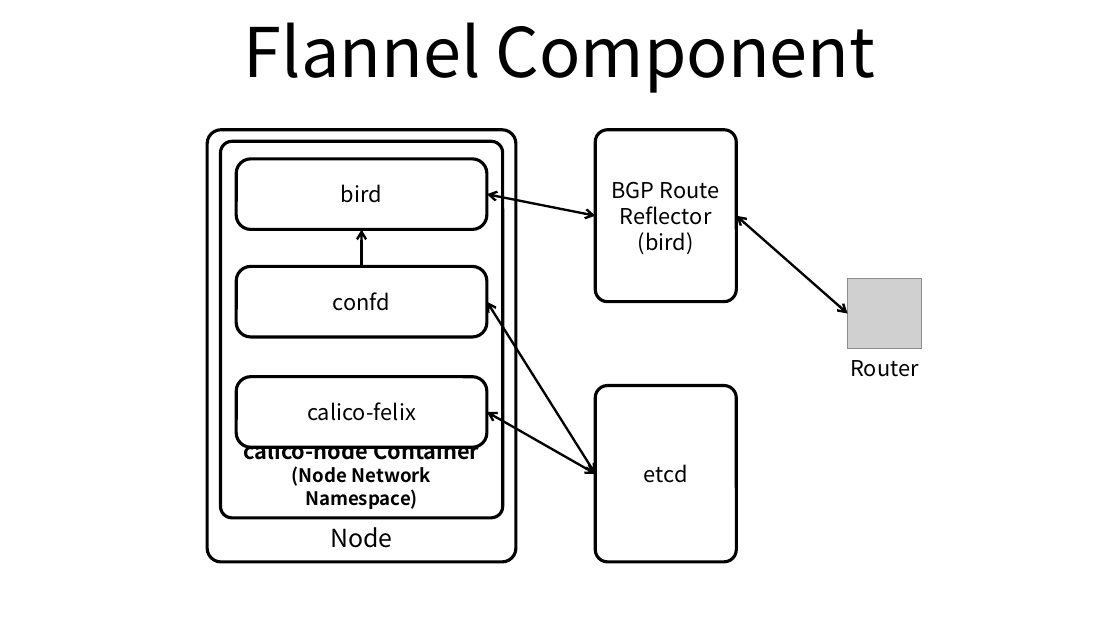
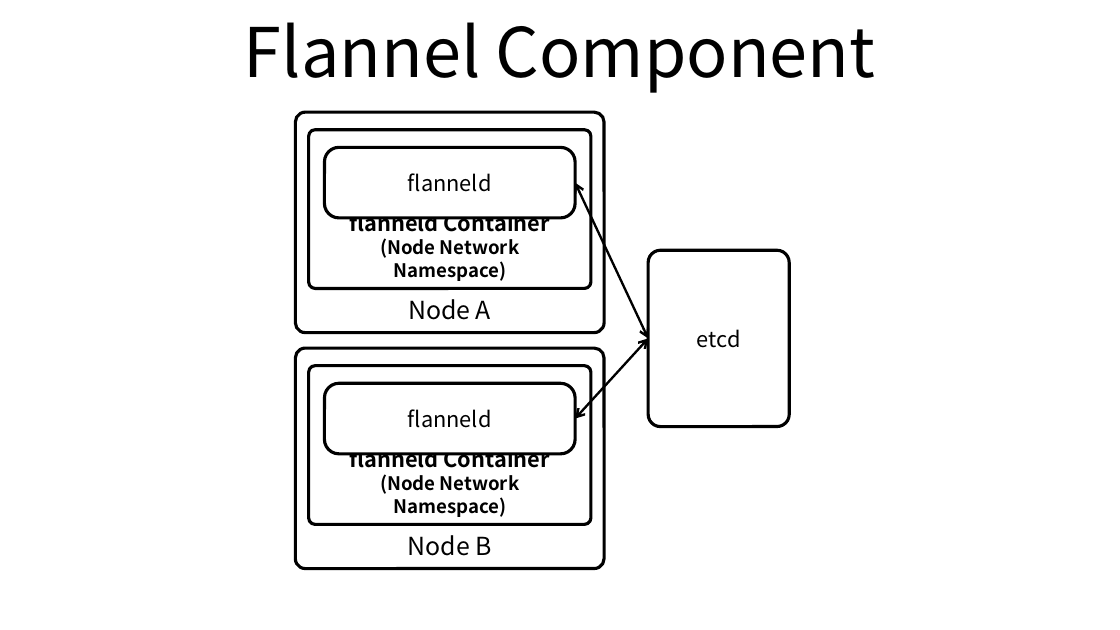
Before and after one commit to ssup2/blog-old, a slide deck: slide 1 of images/theory_analysis/Kubernetes_Flannel_Plugin/Kubernetes_Flannel_Plugin.pptx. Drawn at 1120x630 pixels with LibreOffice and Linux fonts; fonts in the diff are those of the drawing; grey boxes stand for pictures. Boxes give left, top, right and bottom in pixels: in the first picture for what was removed or moved away, otherwise in the second. Text is boxed around its words. In the diff, an @@ line names an element or a change of style, - is before the commit and + after.

Commit message:
Add Flannel image, update Calico images

```diff
--- a/images/theory_analysis/Kubernetes_Flannel_Plugin/Kubernetes_Flannel_Plugin.pptx
+++ b/images/theory_analysis/Kubernetes_Flannel_Plugin/Kubernetes_Flannel_Plugin.pptx
@@ rounded rectangle added at [296, 112, 605, 333], fill #FFFFFF, outline #000000 2 pt, 16 pt, text #000000 @@
+Node A
@@ rounded rectangle added at [309, 130, 591, 289], fill #FFFFFF, outline #000000 2 pt, 12 pt, text #000000, bold @@
+flanneld Container
+(Node Network Namespace)
@@ rounded rectangle added at [325, 148, 576, 218], fill #FFFFFF, outline #000000 2 pt, 14 pt, text #000000 @@
+flanneld
@@ rounded rectangle removed at [595, 130, 736, 302] @@
-BGP Route
-Reflector
-(bird)
@@ rounded rectangle removed at [236, 159, 487, 230] @@
-bird
@@ double arrow removed from (487, 194) to (595, 216) @@
@@ double arrow moved from (487, 301) - (595, 474) to (575, 183) - (648, 338) @@
@@ arrow removed from (362, 267) to (362, 230) @@
@@ double arrow removed from (736, 216) to (848, 314) @@
@@ rounded rectangle removed at [236, 267, 487, 337] @@
-confd
@@ rounded rectangle "etcd": place and size @@
-rounded rectangle "etcd" at [595, 385, 736, 561]
+rounded rectangle "etcd" at [648, 250, 790, 426]
@@ picture removed at [848, 278, 922, 348] @@
@@ rounded rectangle "Node B": place and size @@
-rounded rectangle "Node B" at [207, 130, 516, 562]
+rounded rectangle "Node B" at [296, 348, 605, 569]
@@ double arrow moved from (487, 412) - (595, 474) to (575, 419) - (648, 338) @@
@@ rounded rectangle "flanneld Container": place and size @@
-rounded rectangle "flanneld Container" at [221, 141, 503, 517]
+rounded rectangle "flanneld Container" at [309, 366, 591, 525]
@@ rounded rectangle "flanneld": place and size @@
-rounded rectangle "flanneld" at [236, 376, 487, 447]
+rounded rectangle "flanneld" at [325, 383, 576, 454]
@@ text removed at [850, 360, 919, 377] @@
-Router
@@ text in rounded rectangle at [408, 409, 492, 428]: text changed @@
-calico-felix
+flanneld
@@ text in rounded rectangle at [349, 452, 550, 468]: text changed @@
-calico-node Container
+flanneld Container
@@ text in rounded rectangle at [408, 535, 491, 556]: text changed @@
-Node
+Node B
```
Also in this commit, not shown: 1 other slide changed, 1 slide added, 5 other files.
